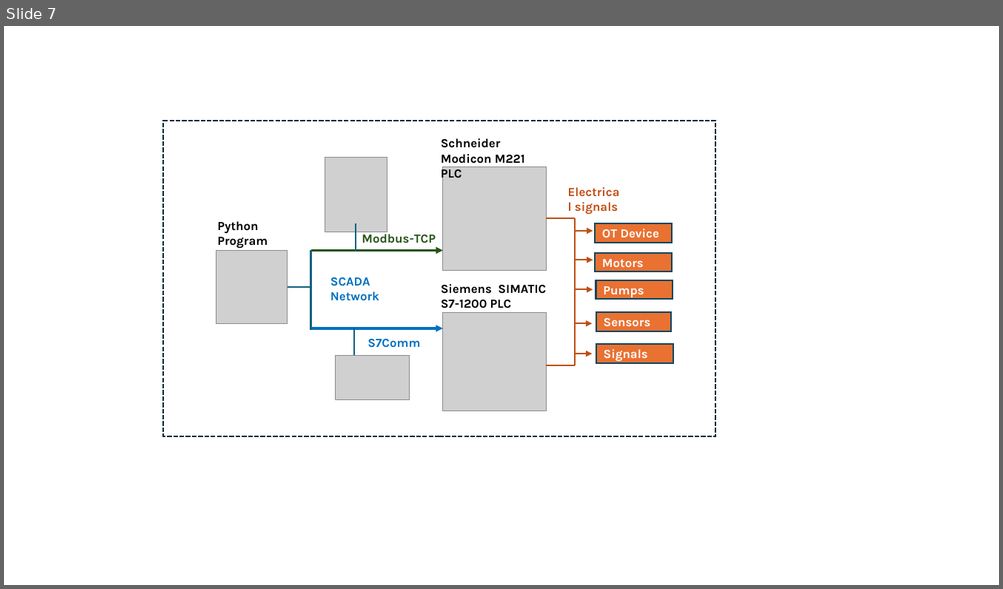
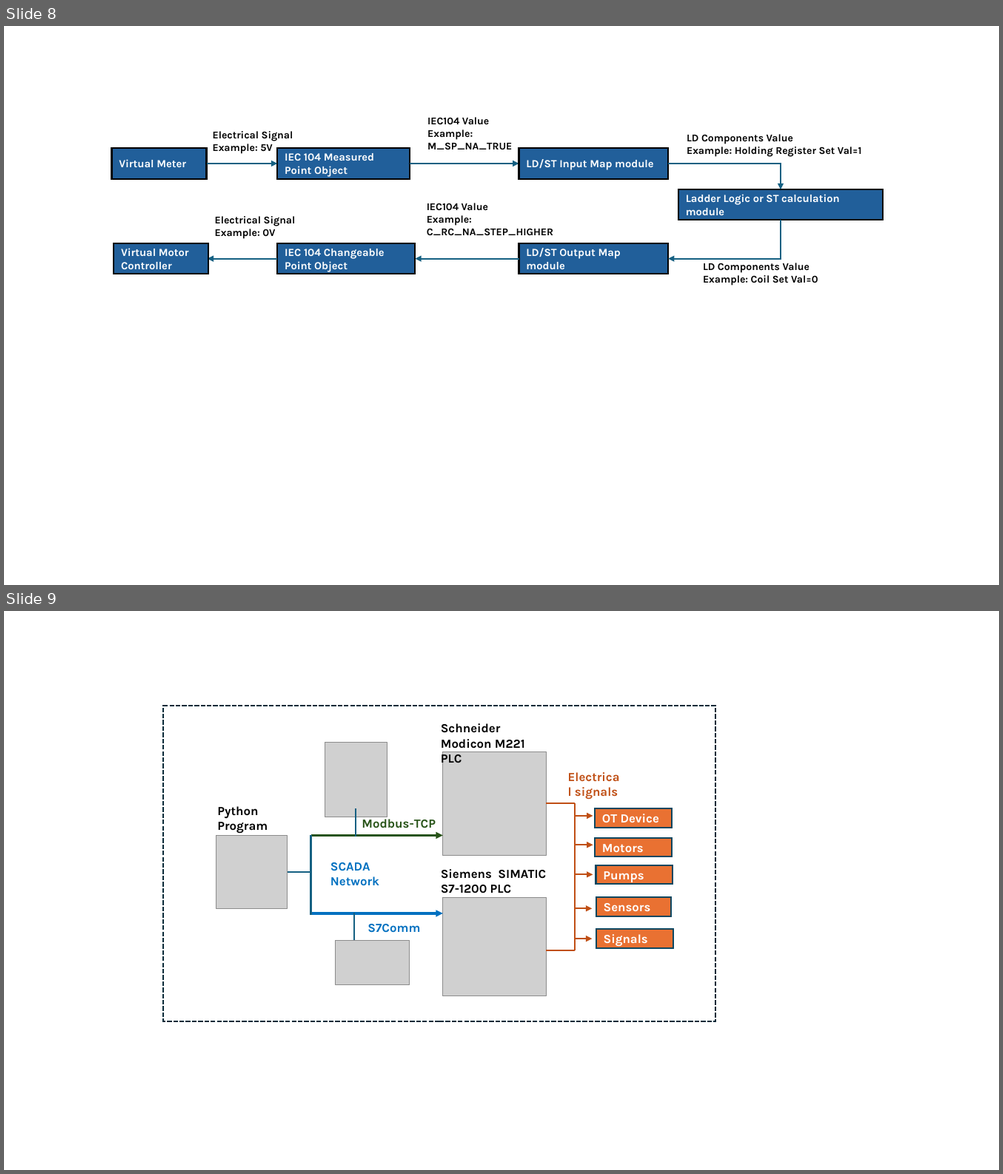
Before and after one commit to LiuYuancheng/PLC_and_RTU_Simulator, a slide deck: doc/designDoc.pptx. Shown one above the other, each under a label of ours: slide 7 before the commit, slides 8 and 9 after it. The pictures are 1003x589 and 1003x1174 pixels, drawn with LibreOffice and Linux fonts; fonts in the diff are those of the drawing; grey boxes stand for pictures. Boxes give left, top, right and bottom in pixels: in the first picture for what was removed or moved away, otherwise in the second. Text is boxed around its words. In the diff, an @@ line names an element or a change of style, - is before the commit and + after.

```diff
--- a/doc/designDoc.pptx
+++ b/doc/designDoc.pptx
@@ slide 8 added at box(4, 26, 999, 585), background #FFFFFF @@
@@ text added at box(213, 131, 293, 154), 10 pt, text #000000, bold @@
+Electrical Signal Example: 5V
@@ text added at box(427, 117, 512, 150), 10 pt, text #000000, bold @@
+IEC104 Value
+Example: M_SP_NA_TRUE
@@ text added at box(686, 134, 862, 157), 10 pt, text #000000, bold @@
+LD Components Value
+Example: Holding Register Set Val=1
@@ rectangle added at box(111, 148, 206, 179), fill #215F9A, outline #000000 1.5 pt, 10.5 pt, text #FFFFFF, bold @@
+Virtual Meter
@@ rectangle added at box(277, 148, 410, 179), fill #215F9A, outline #000000 1.5 pt, 10.5 pt, text #FFFFFF, bold @@
+IEC 104 Measured Point Object
@@ rectangle added at box(519, 148, 668, 179), fill #215F9A, outline #000000 1.5 pt, 10.5 pt, text #FFFFFF, bold @@
+LD/ST Input Map module
@@ arrow added from (206, 164) to (277, 164), #156082 1.5 pt @@
@@ arrow added from (410, 164) to (519, 164), #156082 1.5 pt @@
@@ elbow arrow added from (668, 164) to (781, 190), #156082 1.5 pt @@
@@ text added at box(427, 203, 553, 236), 10 pt, text #000000, bold @@
+IEC104 Value
+Example:
+C_RC_NA_STEP_HIGHER
@@ rectangle added at box(678, 190, 883, 220), fill #215F9A, outline #000000 1.5 pt, 10.5 pt, text #FFFFFF, bold @@
+Ladder Logic or ST calculation module
@@ text added at box(215, 216, 296, 239), 10 pt, text #000000, bold @@
+Electrical Signal Example: 0V
@@ elbow arrow added from (781, 220) to (668, 259), #156082 1.5 pt @@
@@ rectangle added at box(114, 244, 208, 275), fill #215F9A, outline #000000 1.5 pt, 10.5 pt, text #FFFFFF, bold @@
+Virtual Motor Controller
@@ rectangle added at box(277, 244, 415, 275), fill #215F9A, outline #000000 1.5 pt, 10.5 pt, text #FFFFFF, bold @@
+IEC 104 Changeable Point Object
@@ rectangle added at box(519, 244, 668, 275), fill #215F9A, outline #000000 1.5 pt, 10.5 pt, text #FFFFFF, bold @@
+LD/ST Output Map module
@@ arrow added from (277, 259) to (208, 259), #156082 1.5 pt @@
@@ arrow added from (519, 259) to (415, 259), #156082 1.5 pt @@
@@ text added at box(703, 263, 818, 286), 10 pt, text #000000, bold @@
+LD Components Value
+Example: Coil Set Val=0
@@ what was slide 7 is now slide 9 @@
```
Also in this commit, not shown: 1 other slide added, 3 other files.
